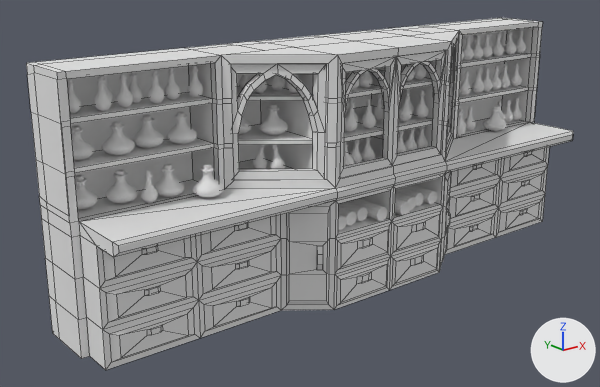
One commit to the FBX model Models/Shelfs/Bookcase_3.fbx: the scene before it, then after it.
One viewpoint serves both versions: a camera (50 mm lens) standing at (-4.56, -5.01, 2.83) and looking at (-0.39, 0.2, 0.75). The axes (+X, +Y, +Z) are drawn at lower right. The lights are the same throughout. Mesh edges are drawn as thin lines on the coarser meshes.

Objects in the first picture: 'Bookcase_3', 'Potions&Scrolls'.
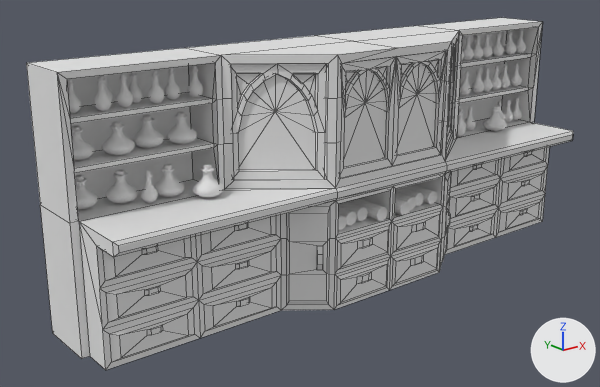
Where the newer file only moved an object's origin or applied its transform, the numbers keep the older frame.

The edits, one by one:
Object 'Windows' (ob_windows) is now shown.

Pixel boxes [x1, y1, x2, y2] of what changed, in the pictures (600 x 387 px):
'Windows', shown: after [237, 60, 451, 170]
